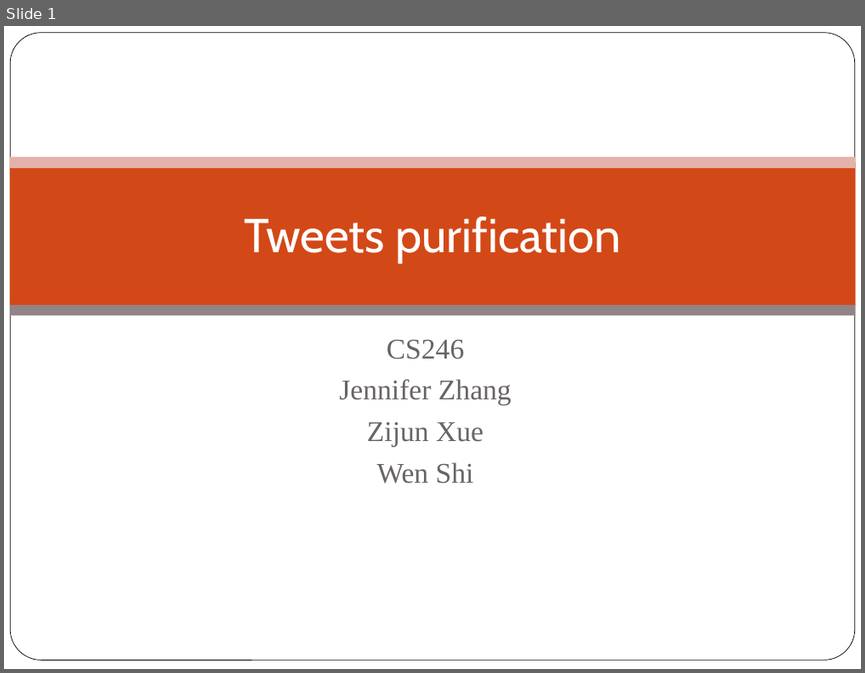
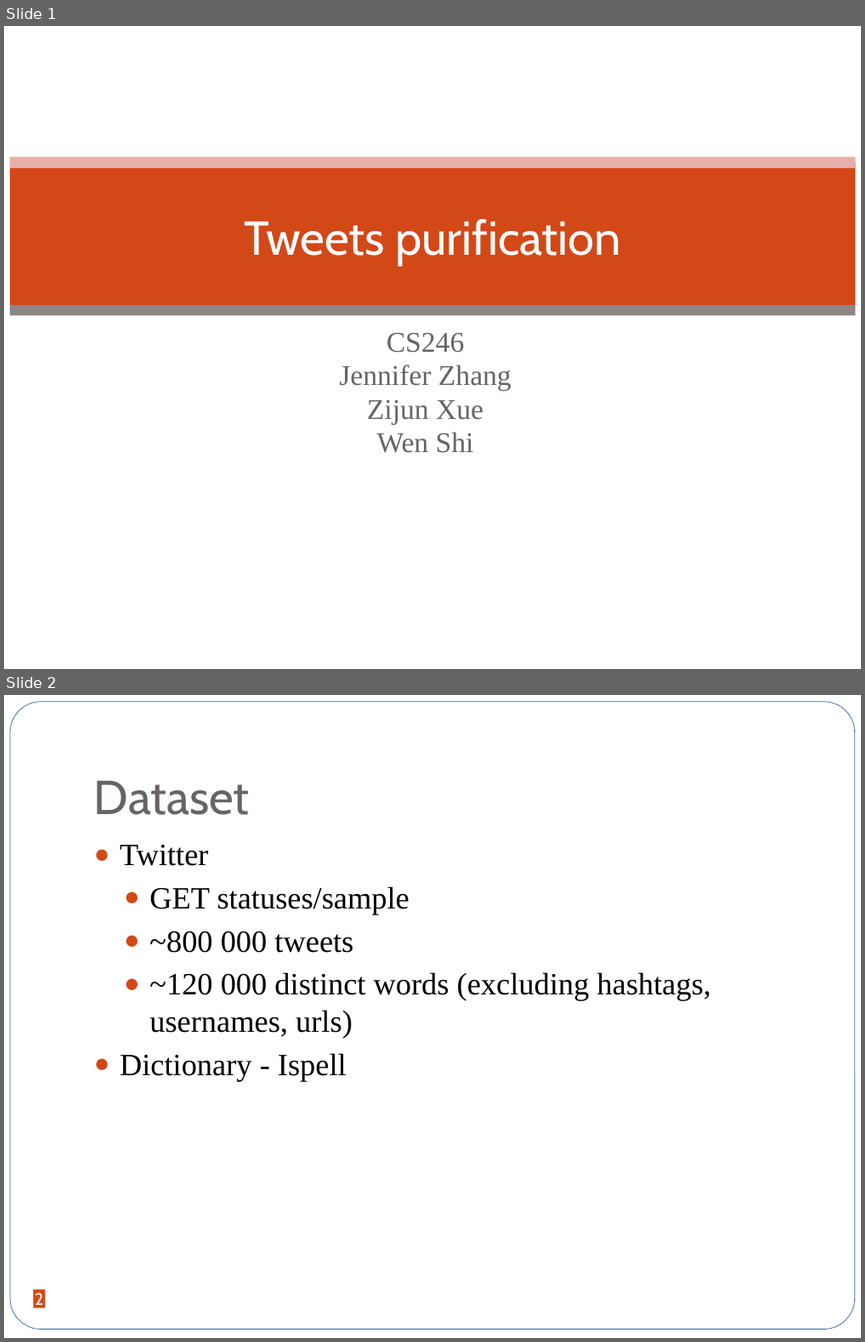
Before and after one commit to jxjzhang/CS246, a slide deck: Tweets purification.pptx. Shown one above the other, each under a label of ours: slide 1 before the commit, slides 1 and 2 after it. The pictures are 865x673 and 865x1342 pixels, drawn with LibreOffice and Linux fonts; fonts in the diff are those of the drawing; background and template pictures are left out. Boxes give left, top, right and bottom in pixels: in the first picture for what was removed or moved away, otherwise in the second. Text is boxed around its words. In the diff, an @@ line names an element or a change of style, - is before the commit and + after.

```diff
--- a/Tweets purification.pptx
+++ b/Tweets purification.pptx
@@ slide 2 added at (4, 695, 861, 1338), background #FFFFFF @@
@@ rounded rectangle added at (10, 702, 855, 1329), fill #FFFFFF @@
@@ title added at (94, 781, 250, 815), 40 pt, text #696464 @@
+Dataset
@@ text added at (120, 845, 710, 1081), 26 pt, text #000000 @@
+● Twitter
+  ● GET statuses/sample
+  ● ~800 000 tweets
+  ● ~120 000 distinct words (excluding hashtags, usernames, urls)
+● Dictionary - Ispell
@@ page number added at (33, 1289, 45, 1308), fill #D34817, 14 pt, text #FFFFFF @@
+2
@@ slide 1 changed as well @@
@@ rounded rectangle removed at (10, 33, 855, 660) @@
@@ rectangle at (10, 157, 856, 168): fill #E6B1AC to #E6AFA9 @@
@@ text "CS246" at (339, 333, 511, 453): size 24.1 to 24 pt; line spacing 1 to 0.8 @@
```
Also in this commit, not shown: 3 other slides changed, 10 other slides added.
